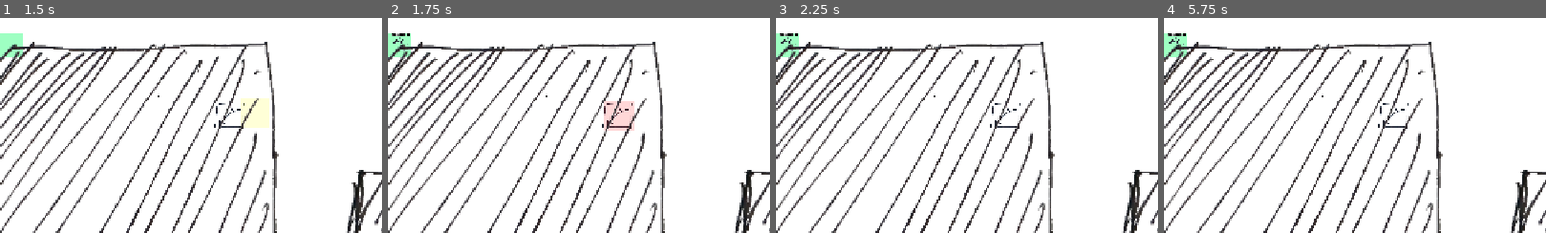
Above: before the commit, frames 1-4 (left to right).
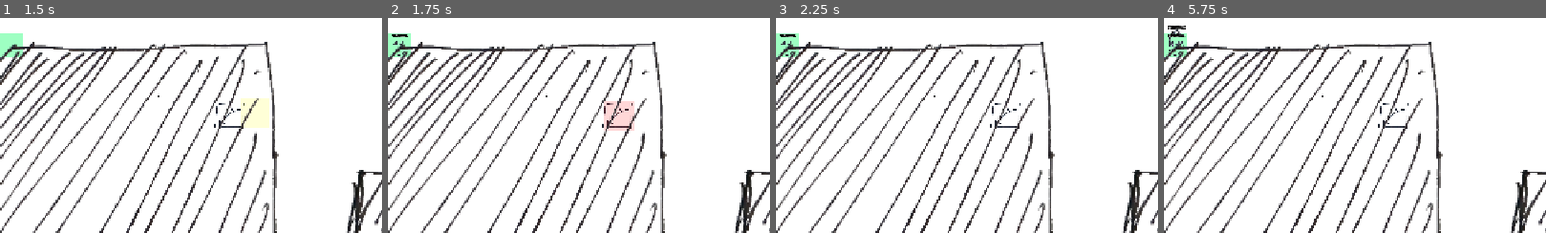
Above: after the commit, the same moments.

Repository: OzuYatamutsu/notebook-tower-defense
Game: Godot game, scene res://levels/StartScreen.tscn
Same seed, same stepped clock (60 frames per second), same inputs: the game is played once before the commit and once after it.
Inputs (mouse positions are % of the whole screen's width and height, from its top left):
- Up to frame 1 (1.5 s): move the mouse to (72, 45) at 0.52 s; click (72, 45) at 0.67 s; move the mouse to (30, 55) at 1.27 s; click (30, 55) at 1.42 s
- Up to frame 2 (1.75 s): no input
- Up to frame 3 (2.25 s): move the mouse to (60, 28) at 2.02 s; click (60, 28) at 2.17 s
- Up to frame 4 (5.75 s): move the mouse to (45, 70) at 2.77 s; click (45, 70) at 2.92 s; tap Enter at 3.5, 5 s; move the mouse to (80, 65) at 3.52 s; click (80, 65) at 3.67 s; tap Space at 4.25 s; move the mouse to (20, 35) at 4.27 s; click (20, 35) at 4.42 s; move the mouse to (55, 50) at 5.02 s; click (55, 50) at 5.17 s
The pictures show only the part of the screen within x 0-50%, y 32-82%; the shares and areas given below are measured in that part.

Frame 1 is identical in both runs. In frame 2, 0.1% of the frame differs, in the area x 1-6%, y 7-18%; in frame 3, 0.1%; in frame 4, 0.3%, in the area x 1-6%, y 3-18%.

Commit message:
Spawned enemies don't spawn exactly on the spawner

Diff:
--- a/components/level_spawn.gd
+++ b/components/level_spawn.gd
@@ -2,6 +2,11 @@
 extends Area2D
 
 signal spawn_mob
+
+# How far off from global_position can we spawn the enemy?
+# 0 = on spawn, enemy position = our global_position
+# 1 = on spawn, enemy position = anywhere *up to* 2x global_position
+const WIGGLE_ROOM_PERCENT: float = 0.05
 
 @export var SPAWN_TIMER_SECS: float = 1.0
 
@@ -23,7 +28,15 @@
     get_tree().get_first_node_in_group(
         GameState.MOBS_GROUP
     ).add_child(mob)
-    mob.global_position = global_position
+    mob.global_position = (
+        global_position + Vector2(randf_range(
+            -WIGGLE_ROOM_PERCENT * global_position.x,
+            WIGGLE_ROOM_PERCENT * global_position.x,
+        ), randf_range(
+            -WIGGLE_ROOM_PERCENT * global_position.y,
+            WIGGLE_ROOM_PERCENT * global_position.y,
+        ))
+    )
 
 func _on_spawn_timer_timeout() -> void:
     emit_signal(spawn_mob.get_name())
Not shown, added: raw_assets/test_level_raw.JPG.import
